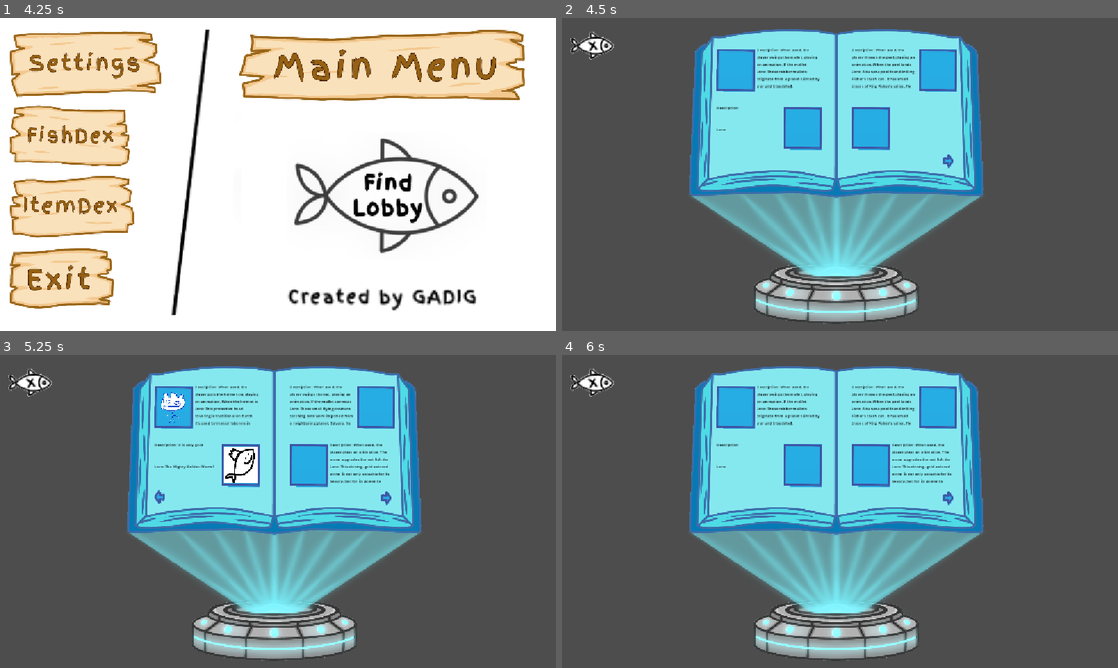
Above: before the commit, frames 1-4 (two rows, left to right).
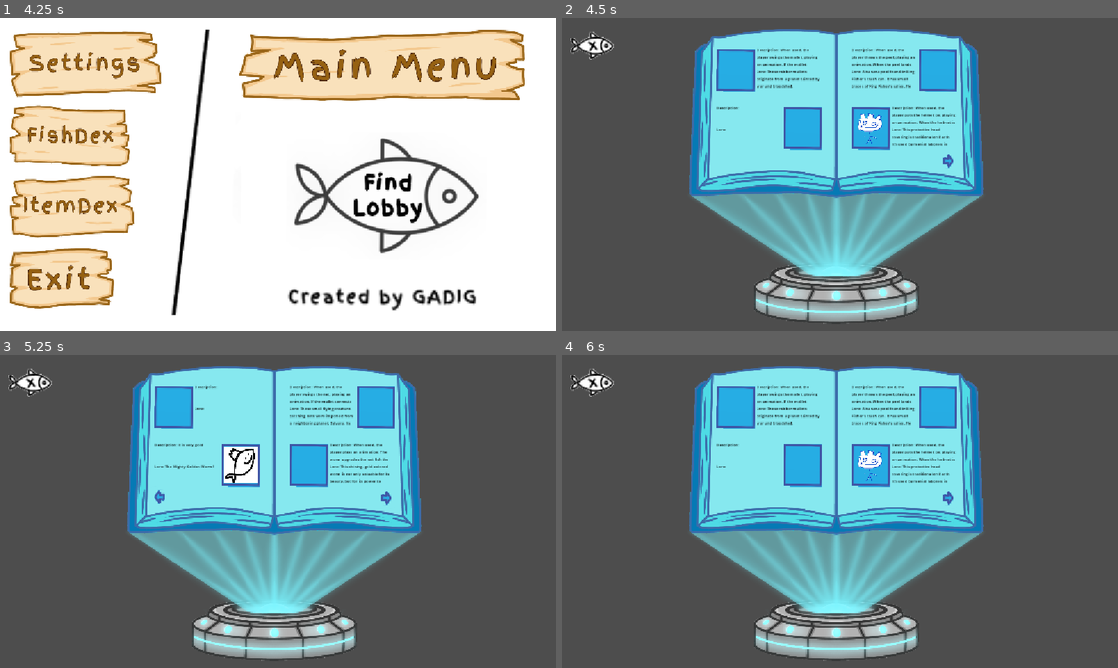
Above: after the commit, the same moments.

Repository: gmuGADIG/King-Fisher
Game: Godot game, scene res://ui/main_menu/main_menu.tscn
Same seed, same stepped clock (60 frames per second), same inputs: the game is played once before the commit and once after it. The engine's default icon, where the game draws it, is replaced by a stand-in: a white triangle on a blue panel in a dark square. Sound files missing from this copy of the repository are replaced by a short silence.
Inputs (mouse positions are in pixels of both pictures, inside the frame that each line leads up to):
- Up to frame 1 (4.25 s): click (100, 136) at 0.5 s; click (383, 130) at 1.27 s; click (405, 177) at 2 s; click (333, 177) at 2.75 s; click (22, 39) at 3.5 s
- Up to frame 2 (4.5 s): click (662, 205) at 4.25 s
- Up to frame 3 (5.25 s): click (383, 498) at 5 s
- Up to frame 4 (6 s): click (723, 495) at 5.75 s

Frame 1 is identical in both runs. In frame 2, 0.6% of the frame differs, in the area x 53-71%, y 28-41%; in frame 3, 0.6%, in the area x 29-47%, y 10-23%; in frame 4, 0.4%.
Error before the commit: Invalid access to property or key 'sprite' on a base object of type 'Area3D'. (res://ui/itemdex/itemdex.gd:25)

Commit message:
Fixed Item_Test 1 & 2

Diff:
--- /dev/null
+++ b/items/item_test_1/item_test_1.gd
@@ -0,0 +1,15 @@
+extends Item
+
+var duration = 10
+
+## The generic use function. You can write your own in a class that extends Item.
+func use() -> void:
+	if !is_held: Debug.log_err("Item was used while not held, WTF?")
+	else:
+		Debug.log("Test 1 used.")
+		visible = false
+		(get_parent() as Player).golden_worm_active = true
+		await get_tree().create_timer(duration).timeout
+		(get_parent() as Player).golden_worm_active = false
+		Debug.log("Test 1 deleted.")
+		queue_free()
--- a/items/item_test_1.tscn
+++ b/items/item_test_1/item_test_1.tscn
@@ -1,11 +1,8 @@
 [gd_scene format=3 uid="uid://cbxyw0cla70ka"]
 
 [ext_resource type="PackedScene" uid="uid://wxoi06uuc45h" path="res://items/item_base.tscn" id="1_ww0im"]
-[ext_resource type="Script" path="res://items/item_test_1.gd" id="2_upf11"]
+[ext_resource type="Script" uid="uid://uduttx0gvxyt" path="res://items/item_test_1/item_test_1.gd" id="2_upf11"]
 
 [node name="ItemTest1" unique_id=1566519324 instance=ExtResource("1_ww0im")]
 script = ExtResource("2_upf11")
 item_name = "Test 1"
-
-[node name="Sprite3D" parent="." index="0" unique_id=525106753]
-modulate = Color(0.38, 0.8036667, 1, 1)
--- /dev/null
+++ b/items/item_test_2/item_test_2.gd
@@ -0,0 +1,15 @@
+extends Item
+
+var duration = 10
+
+## The generic use function. You can write your own in a class that extends Item.
+func use() -> void:
+	if !is_held: Debug.log_err("Item was used while not held, WTF?")
+	else:
+		Debug.log("Test 2 used.")
+		visible = false
+		(get_parent() as Player).golden_worm_active = true
+		await get_tree().create_timer(duration).timeout
+		(get_parent() as Player).golden_worm_active = false
+		Debug.log("Test 2 deleted.")
+		queue_free()
--- a/items/item_test_2.tscn
+++ b/items/item_test_2/item_test_2.tscn
@@ -1,7 +1,7 @@
 [gd_scene format=3 uid="uid://j5xgm27rgkvp"]
 
 [ext_resource type="PackedScene" uid="uid://wxoi06uuc45h" path="res://items/item_base.tscn" id="1_qegak"]
-[ext_resource type="Script" path="res://items/item_test_2.gd" id="2_078a7"]
+[ext_resource type="Script" uid="uid://cbcseolsntsi7" path="res://items/item_test_2/item_test_2.gd" id="2_078a7"]
 
 [node name="Item2" unique_id=1566519324 instance=ExtResource("1_qegak")]
 script = ExtResource("2_078a7")
Not shown, added: items/item_test_1/item_test_1.gd.uid
Not shown, added: items/item_test_2/item_test_2.gd.uid
